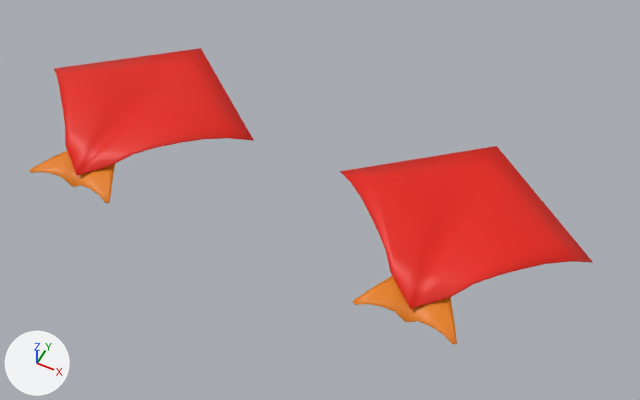
Before and after pictures for a commit that changed the Blender file Kite Fighter/Assets/Blendfiles/fish_kite.blend.
Both versions are drawn from a camera (50 mm lens) standing at (16.8, -18.3, 22.3) and looking at (7.6, -0.1, -0.5). The axes (+X, +Y, +Z) are drawn at lower left. The lights are the same throughout.

In view in the first picture: 'U_fish_kite', 'fish_kite'.
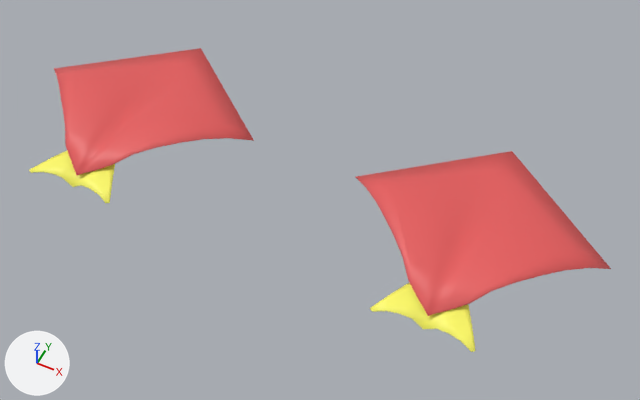
What changed in the scene script:
```text
Change mat_big_cloth:
    mat_big_cloth.base_color: (0.8, 0.0102, 0.0) -> (0.8, 0.109, 0.109)  # red #e71a00 -> red #e75d5d
Change mat_tail_cloth:
    mat_tail_cloth.base_color: (0.8, 0.211, 0.00498) -> (1.0, 0.963, 0.126)  # orange #e77f10 -> yellow #fffb63
Change ob_u_fish_kite:
    ob_u_fish_kite.location: (12.31, 0.0, 0.0) -> (12.88, 0.0, 0.0)
```

Changed parts and their boxes [x1, y1, x2, y2] in the pictures (640 x 400 px):
'U_fish_kite', recoloured, moved: before [340, 146, 593, 344]; after [355, 151, 611, 352]
'fish_kite', recoloured: [29, 48, 254, 203] in both
